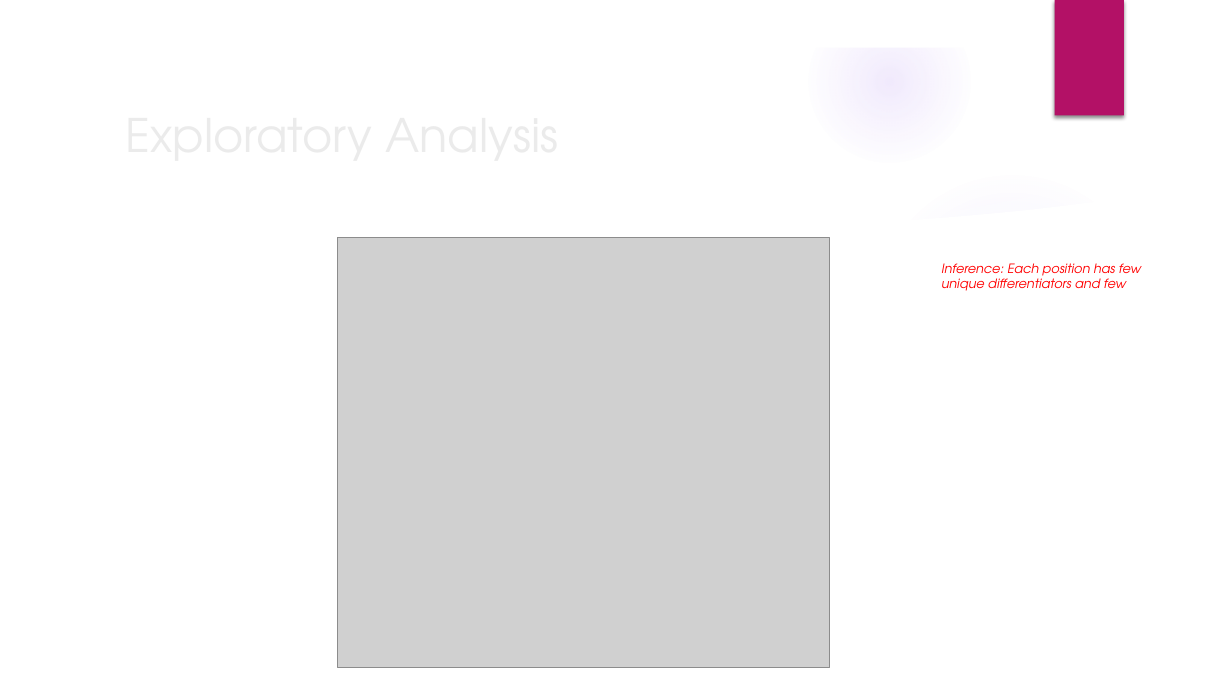
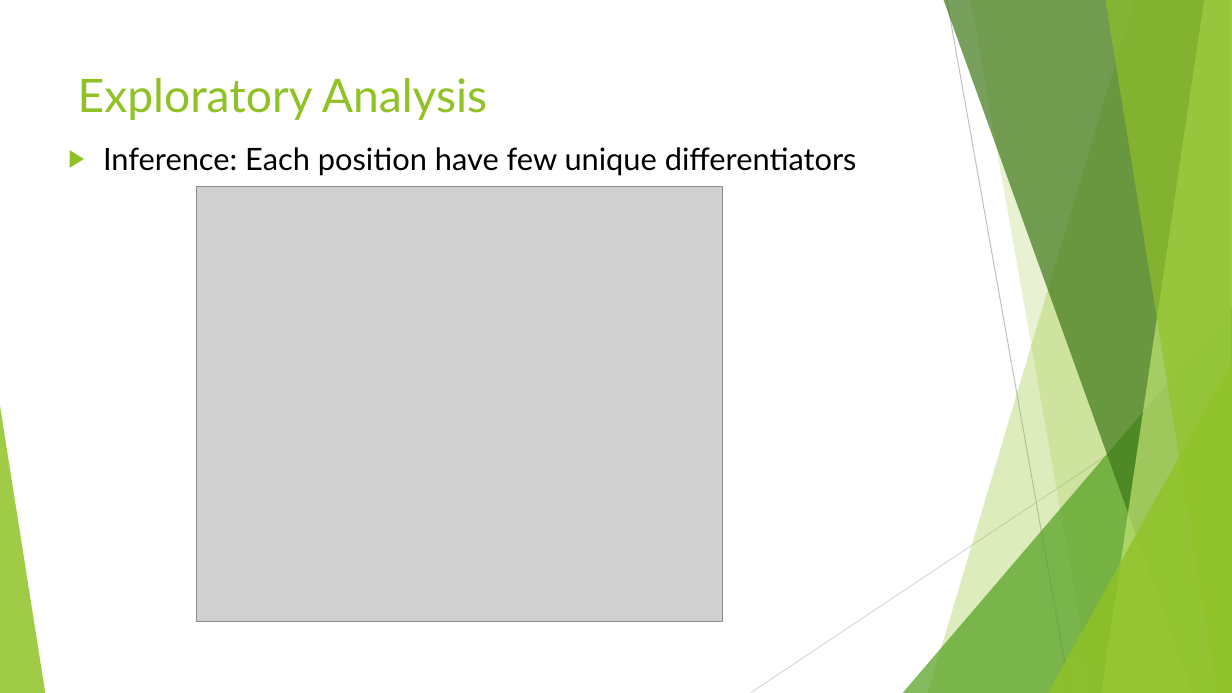
Before and after one commit to sharax/ECE_143_Group_11, a slide deck: slide 11 of ECE_143.pptx. Drawn at 1232x693 pixels with LibreOffice and Linux fonts; fonts in the diff are those of the drawing; grey boxes stand for pictures; background and template pictures are left out. Boxes give left, top, right and bottom in pixels: in the first picture for what was removed or moved away, otherwise in the second. Text is boxed around its words. In the diff, an @@ line names an element or a change of style, - is before the commit and + after.

```diff
--- a/ECE_143.pptx
+++ b/ECE_143.pptx
@@ group removed at (x1=0, y1=0, x2=1232, y2=693): 5 ellipses, 3 freeform shapes @@
@@ rectangle removed at (x1=1055, y1=0, x2=1124, y2=116) @@
@@ title "Exploratory Analysis" moved from (x1=116, y1=98, x2=1002, y2=169) to (x1=78, y1=78, x2=487, y2=120) @@
@@ title "Exploratory Analysis" at (x1=78, y1=78, x2=487, y2=120): font TeX Gyre Adventor to Lato, text colour #EBEBEB to #90C226; vertical alignment middle to top @@
@@ text at (x1=103, y1=147, x2=857, y2=176): text changed; size 10 to 24 pt; font TeX Gyre Adventor to Lato; text colour #FF0000 to #000000; italic off @@
-Inference: Each position has few
-unique differentiators and few
+▶ Inference: Each position have few unique differentiators
@@ picture resized from (x1=338, y1=238, x2=831, y2=667) to (x1=197, y1=187, x2=723, y2=622) @@
@@ group added at (x1=0, y1=0, x2=1232, y2=693): 5 freeform shapes, 3 triangles, 2 lines @@
```
Also in this commit, not shown: 11 other slides changed, 6 slides added, 7 slides removed.
